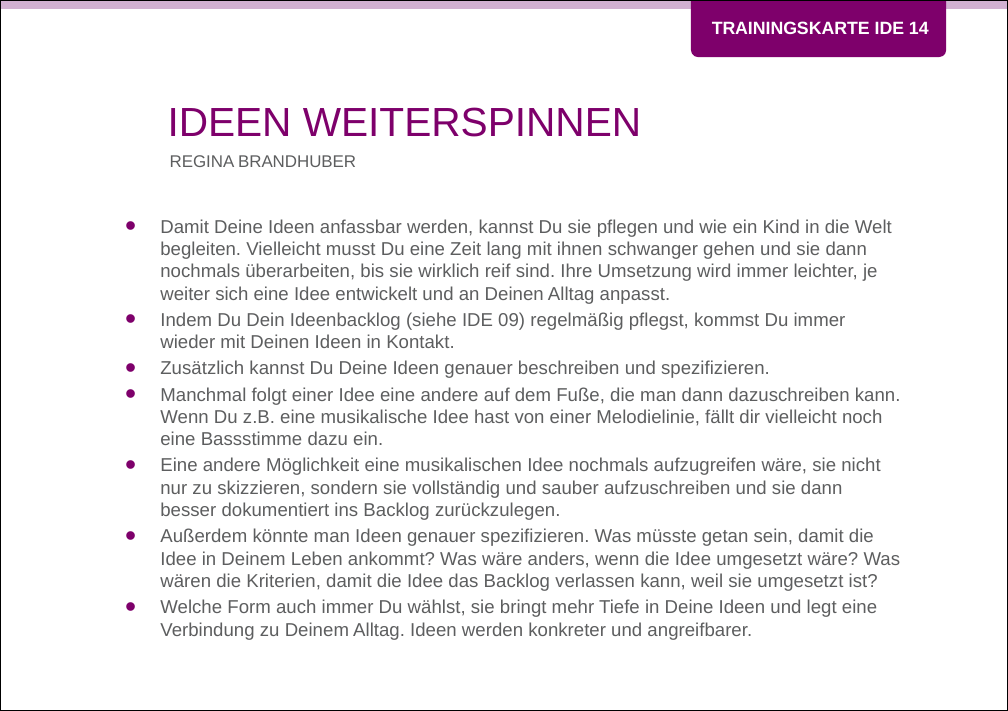
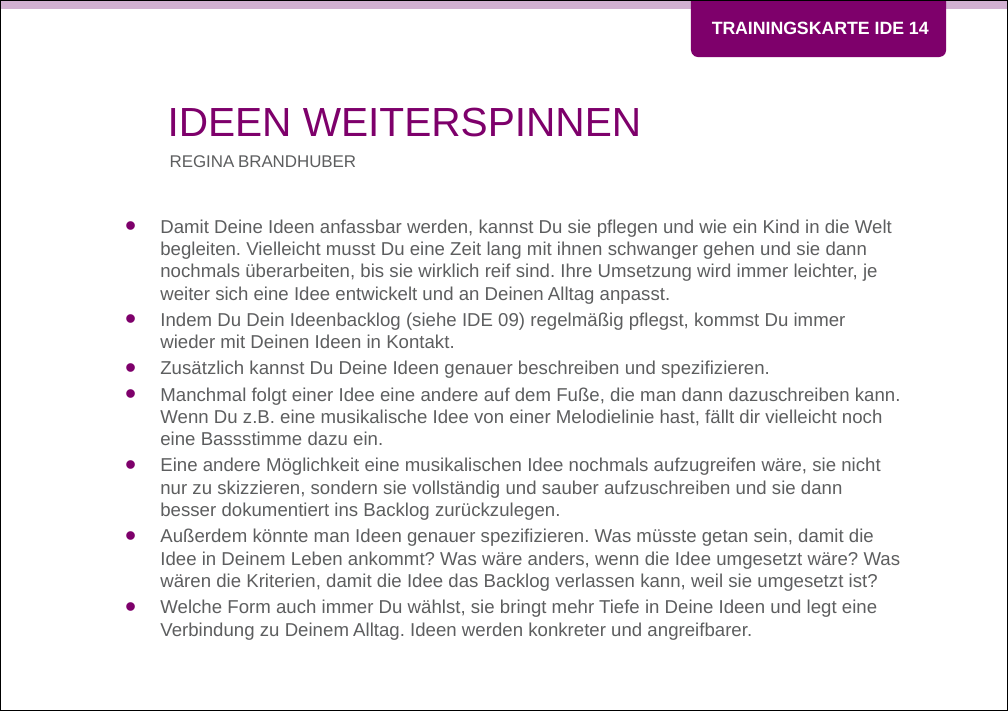
Before and after one commit to Teamtool/training-materials, a slide deck: slide 1 of training-cards/music moves/Ideas (IDE)/ger/apprentice/ger_IDE_14_Ideen_weiterspinnen_MM_A.pptx. Drawn at 1008x711 pixels with LibreOffice and Linux fonts; fonts in the diff are those of the drawing; background and template pictures are left out. Boxes give left, top, right and bottom in pixels: in the first picture for what was removed or moved away, otherwise in the second. Text is boxed around its words. In the diff, an @@ line names an element or a change of style, - is before the commit and + after.

```diff
--- a/training-cards/music moves/Ideas (IDE)/ger/apprentice/ger_IDE_14_Ideen_weiterspinnen_MM_A.pptx
+++ b/training-cards/music moves/Ideas (IDE)/ger/apprentice/ger_IDE_14_Ideen_weiterspinnen_MM_A.pptx
@@ text at (x1=160, y1=387, x2=901, y2=445): text changed @@
-• Manchmal folgt einer Idee eine andere auf dem Fuße, die man dann dazuschreiben kann. Wenn Du z.B. eine musikalische Idee hast von einer Melodielinie, fällt dir vielleicht noch eine Bassstimme dazu ein.
+• Manchmal folgt einer Idee eine andere auf dem Fuße, die man dann dazuschreiben kann. Wenn Du z.B. eine musikalische Idee von einer Melodielinie hast, fällt dir vielleicht noch eine Bassstimme dazu ein.
```
Also in this commit, not shown: 1 other slide changed, 1 other file.
